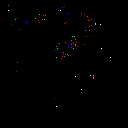
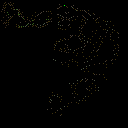
Layers edited between the first and the second 128x128 image:
showed "decorations", painted on it over (1, 2, 119, 116)
hid "objects", painted on it over (8, 5, 111, 107)
